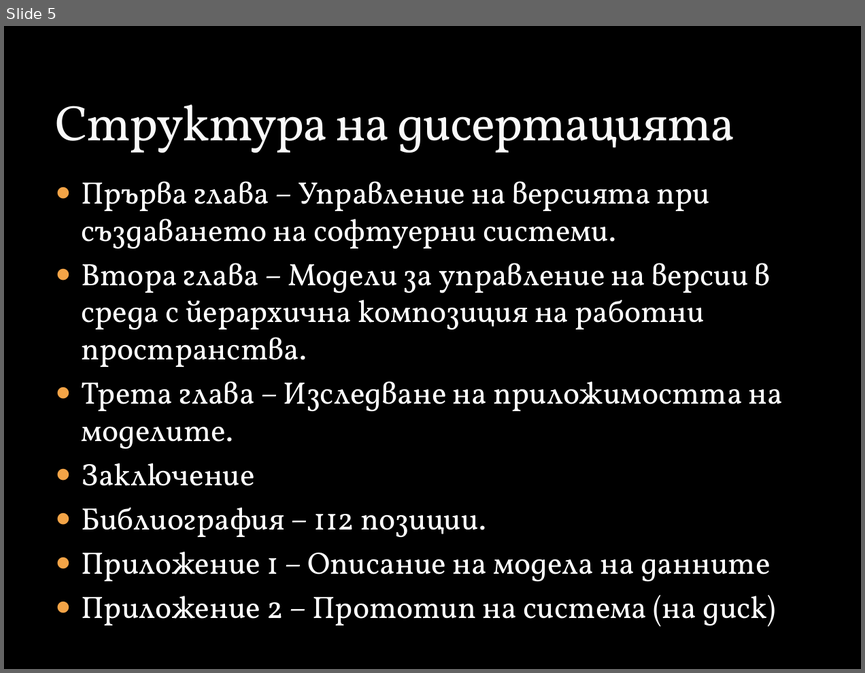
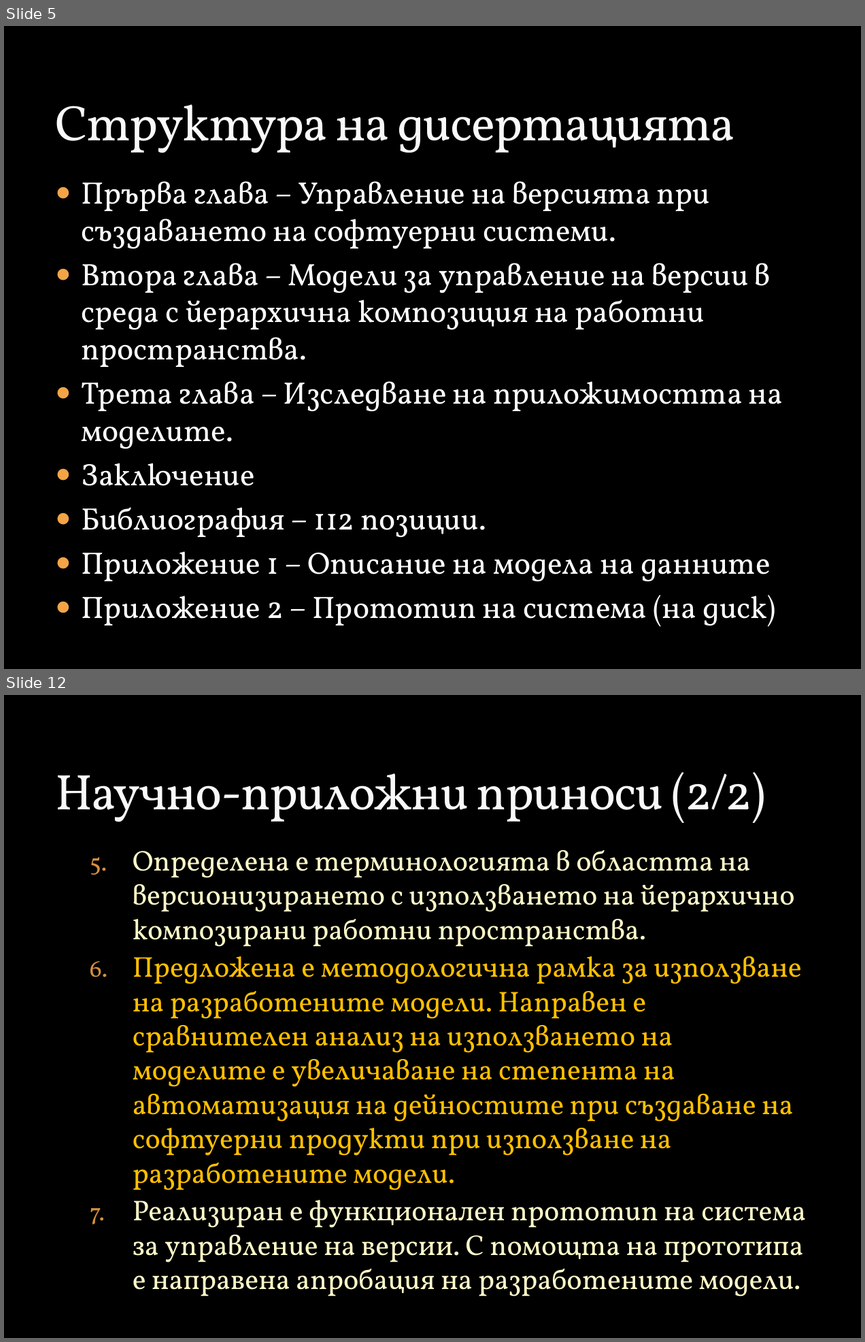
Before and after one commit to vjotov/versia, a slide deck: doc/Presentation.pptx. Shown one above the other, each under a label of ours: slide 5 before the commit, slides 5 and 12 after it; the slides between them are not shown. The pictures are 865x673 and 865x1342 pixels, drawn with LibreOffice and Linux fonts; fonts in the diff are those of the drawing; background and template pictures are left out. Boxes give left, top, right and bottom in pixels: in the first picture for what was removed or moved away, otherwise in the second. Text is boxed around its words. In the diff, an @@ line names an element or a change of style, - is before the commit and + after.

```diff
--- a/doc/Presentation.pptx
+++ b/doc/Presentation.pptx
@@ slide 12 added at box(4, 695, 861, 1338), background picture (left out) @@
@@ title added at box(55, 772, 766, 823), 42 pt, text #F9F9F9 @@
+Научно-приложни приноси (2/2)
@@ text added at box(133, 850, 806, 1262), 24 pt, text #FEFAC9 @@
+  5. Определена е терминологията в областта на версионизирането с използването на йерархично композирани работни пространства.
+  6. Предложена е методологична рамка за използване на разработените модели. Направен е сравнителен анализ на използването на моделите е увеличаване на степента на автоматизация на дейностите при създаване на софтуерни продукти при използване на разработените модели.
+  7. Реализиран е функционален прототип на система за управление на версии. С помощта на прототипа е направена апробация на разработените модели.
```
Also in this commit, not shown: 7 slides changed, 3 other slides added, 2 other files.
